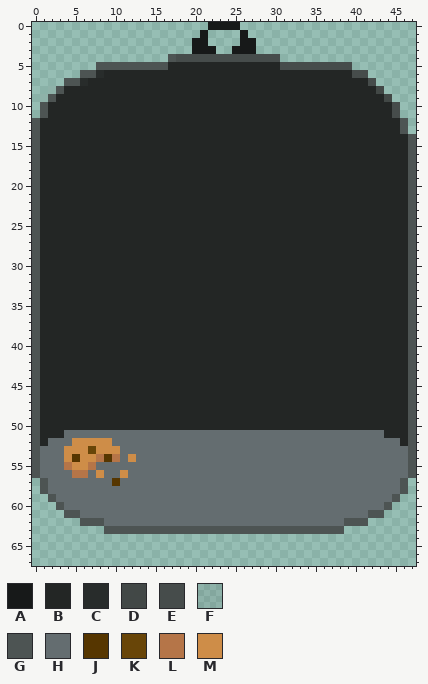
Two versions of one sprite sheet, res/Images/inventory.png. Above, as it was before the edit.
The file is 48x68 pixels. Pixels under 10% opacity are left out. Colours within 5 levels of each other are drawn and written as one.
Palette (. is transparent): A #171919  B #232625  C #282c2b  D #404544f9  E #464c4b  F #4d54531d  G #4d5453  H #646d70  J #563600  K #684508  L #b57548  M #ce8d48
New version:
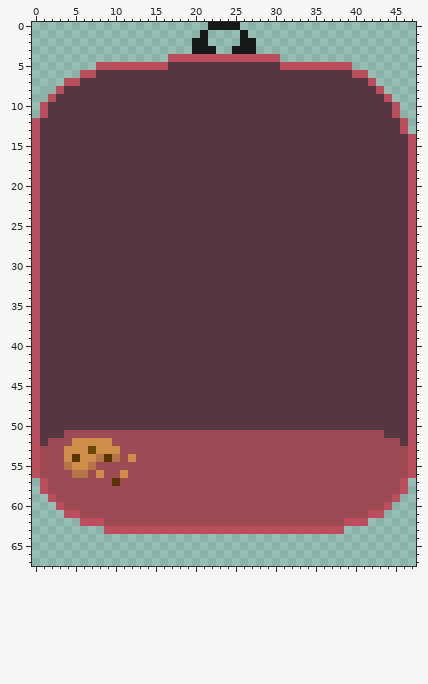
Log entry: Implement mouse scrolling to quick select inventory item
Changes in this commit:
Colour B changes from #232625 to #543741.
Colour G changes from #4d5453 to #bc4d5c.
Colour H changes from #646d70 to #9e4a55.
Colour C gives way to colour B in row 6 at x 8; in row 7 at x 6.
Colour D gives way to colour G in row 8 at x 43; in row 9 at x 44.
Colour E gives way to colour G in row 4 at x 18 to 30; in row 5 at x 31 to 39; in row 6 at x 40 to 41; in row 7 at x 42; in rows 10 to 11 at x 45.
Where, in picture pixels (left, top, right, bottom), the same in both pictures:
changed: (32, 54, 416, 534)
